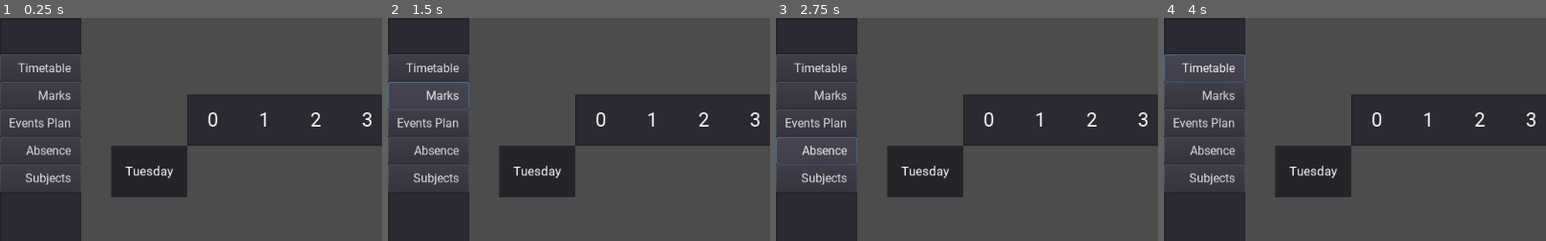
Above: before the commit, frames 1-4 (left to right).
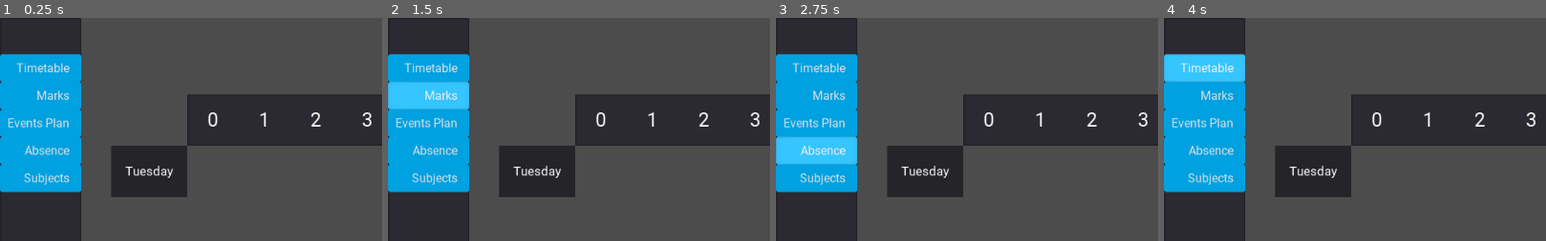
Above: after the commit, the same moments.

Repository: Kecerim24/Bakal-i-Desktop-App
Game: Godot game, scene res://scenes/BaseMenu.tscn
Two runs of this game, one before a commit and one after it. Both use one fixed random seed, a clock stepped at 60 frames per second and the inputs below. This scene is started directly instead of the project's main scene.
Inputs:
- Up to frame 1 (0.25 s): no input
- Up to frame 2 (1.5 s): click "Timetable" at 0.5 s; click "Marks" at 1.25 s
- Up to frame 3 (2.75 s): click "Absence" at 2 s
- Up to frame 4 (4 s): click "Subjects" at 2.75 s; click "Timetable" at 3.5 s
The pictures show only the part of the screen within x 0-50%, y 0-50%; the shares and areas given below are measured in that part.

The runs differ from the first frame. In frame 1, 13% of the frame differs, in the area x 0-22%, y 15-79%; in frame 2, 13%; in frame 3, 13%; in frame 4, 13%.
Error in both runs: Invalid operands 'String' and 'Nil' in operator '+'. (res://scripts/BaseMenu.gd:12)

Commit message:
assign theme to sidemenu

Diff:
--- a/scenes/sidemenu.tscn
+++ b/scenes/sidemenu.tscn
@@ -1,6 +1,7 @@
-[gd_scene load_steps=3 format=2]
+[gd_scene load_steps=4 format=2]
 
 [ext_resource path="res://res/roboto.ttf" type="DynamicFontData" id=1]
+[ext_resource path="res://res/main_theme.tres" type="Theme" id=2]
 
 [sub_resource type="DynamicFont" id=1]
 font_data = ExtResource( 1 )
@@ -8,6 +9,7 @@
 [node name="SideMenu" type="ItemList"]
 anchor_bottom = 1.0
 margin_right = 109.0
+theme = ExtResource( 2 )
 
 [node name="timetable" type="Button" parent="."]
 margin_top = 49.0
